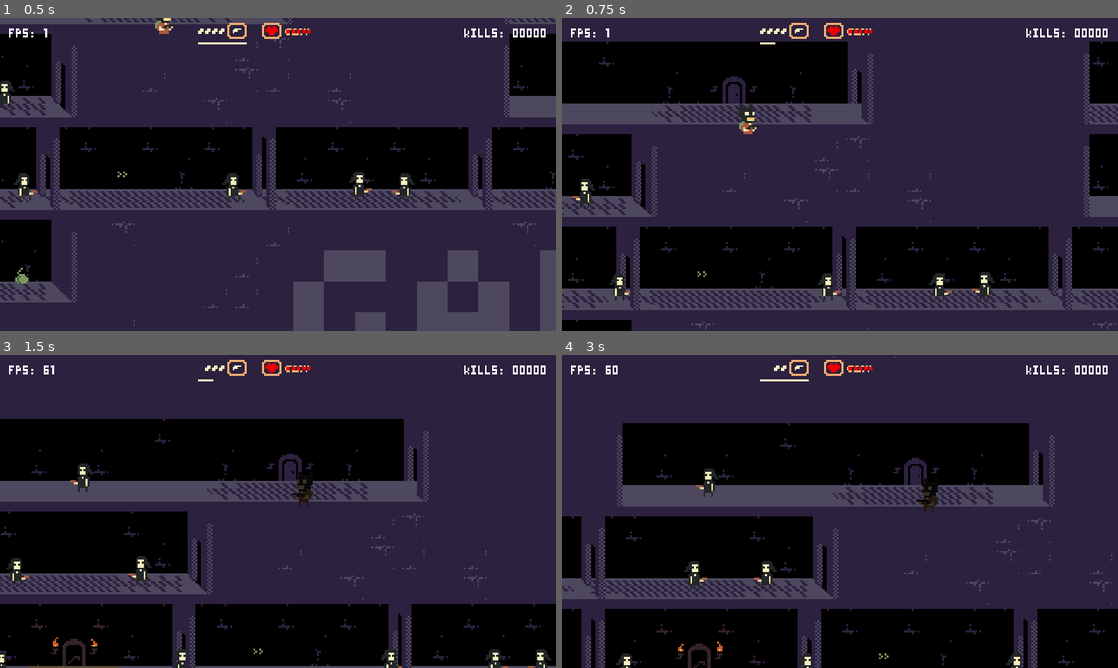
Above: before the commit, frames 1-4 (two rows, left to right).
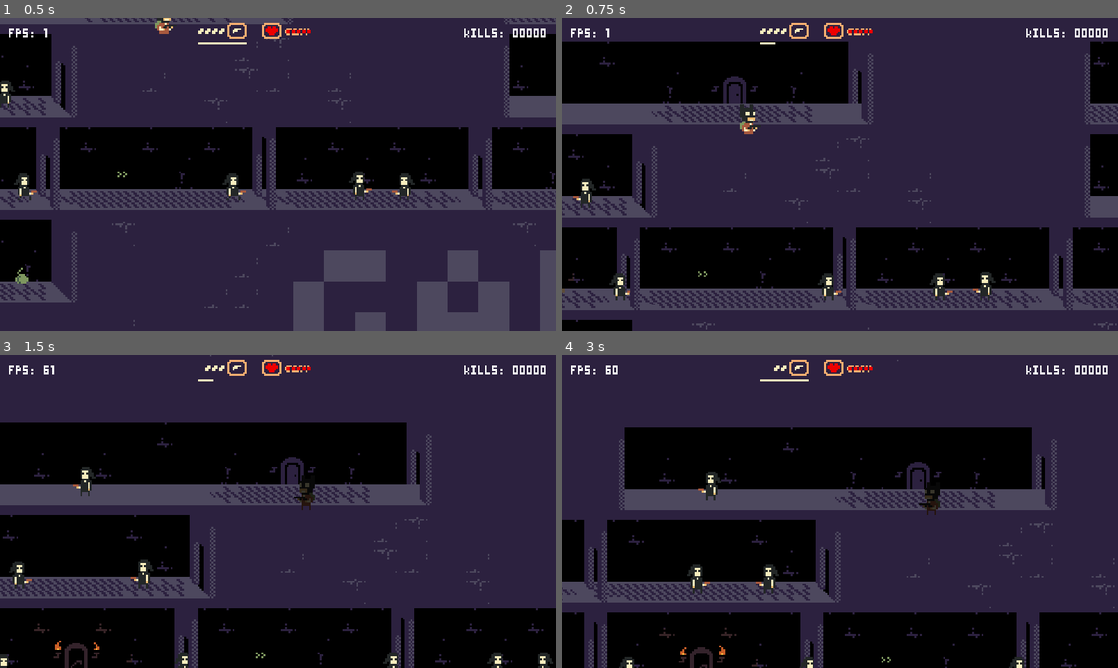
Above: after the commit, the same moments.

Repository: jimmyjonezz/gaminator20-dev
Game: Godot game, scene res://scene/main.tscn
Same seed, same stepped clock (60 frames per second), same inputs: the game is played once before the commit and once after it.
Inputs:
- Up to frame 1 (0.5 s): no input
- Up to frame 2 (0.75 s): tap X (fire) at 0.5, 0.6 s; hold Right (ui_right) from 0.53 s (still down)
- Up to frame 3 (1.5 s): tap Enter (ui_accept) at 0.77 s; tap X (fire) at 1.25 s; release Right (ui_right) at 1.28 s; hold Left (ui_left) from 1.28 s (still down); tap Z (enter) at 1.35 s
- Up to frame 4 (3 s): tap Enter (ui_accept) at 1.52 s; tap X (fire) at 1.55, 2, 2.1, 2.75, 2.85 s; release Left (ui_left) at 2.03 s; hold Right (ui_right) from 2.03 s (still down)

Frame 1 is identical in both runs. In frame 2, 2.5% of the frame differs, in the area x 0-100%, y 7-100%; in frame 3, 11%; in frame 4, 12%, in the area x 0-100%, y 0-100%.

Commit message:
screen shake wow

Diff:
--- a/scene/main.tscn
+++ b/scene/main.tscn
@@ -418,7 +418,7 @@
 direction = 0
 
 [node name="key1" parent="stuff" instance=ExtResource( 9 )]
-position = Vector2( 1446, 192 )
+position = Vector2( 775, 286 )
 
 [node name="fire" parent="stuff" instance=ExtResource( 3 )]
 position = Vector2( 143, 132 )
--- a/script/player.gd
+++ b/script/player.gd
@@ -25,6 +25,12 @@
 var save = false as bool
 var move = true
 
+var shake_time = 0
+var shake_power = 0
+var shake_lerp = 0
+
+onready var camera = $pivot/offset/camera
+
 func set_dir(value : int):
 	if value != 0:
 		direction = value
@@ -35,6 +41,10 @@
 	direction = 0
 	teleports = get_node("../teleport").get_children()
 	state_machine = $animtree.get("parameters/playback")
+
+func shake_screen(duration, power):
+	shake_time = autoload.time + duration
+	shake_power = power
 
 func knockback(area):
 	var knock = Vector2.ZERO
@@ -49,6 +59,13 @@
 
 func _physics_process(delta):
 	get_input(delta)
+	if shake_time > autoload.time:
+		shake_lerp = lerp(shake_lerp, 1, delta*10)
+	else:
+		shake_lerp = lerp(shake_lerp, 0, delta*10)
+
+	camera.offset.x = (rand_range(-shake_power, shake_power))*shake_lerp
+	camera.offset.y = (rand_range(-shake_power, shake_power))*shake_lerp
 
 func _input(event):
 	if event.is_action_pressed("enter"):
@@ -121,6 +138,9 @@
 func shoot() -> void:
 	if count > 0:
 		shooting = false
+
+		shake_screen(0.1, 3)
+
 		$timer.start()
 		var bullet = Bullet.instance()
 		get_parent().add_child(bullet)
@@ -152,6 +172,7 @@
 	if area.is_in_group("bullet"):
 		health_count -= 1
 		#$pivot/offset/camera/screenshake.start(0.2, 12.0, 12, 0)
+		shake_screen(0.1, 3)
 		emit_signal("change_health")
 		area.die()
 		var knock = (transform.origin - area.transform.origin) * 2
